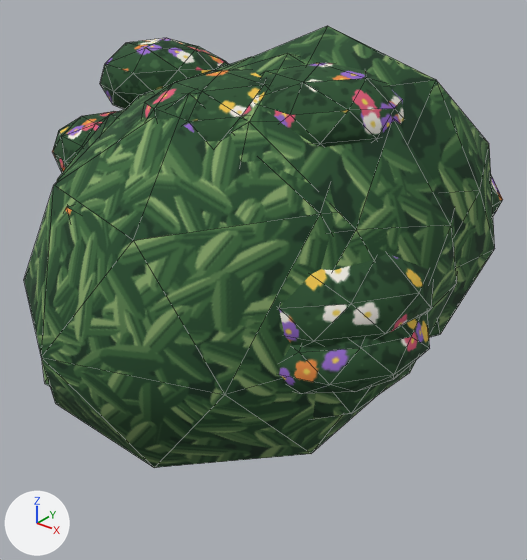
A saved change to the Blender file blender/environment/vegetation/bush_b.blend.
The view is the same before and after, from a 50 mm camera at (1.376, -1.662, 1.411) aimed at (0.098, -0.064, 0.42). The lights are fixed; the arrows at lower left show +X, +Y and +Z. The picture after the commit comes second. Mesh edges are drawn as thin lines.

Names of what the first picture shows: 'Bush'.
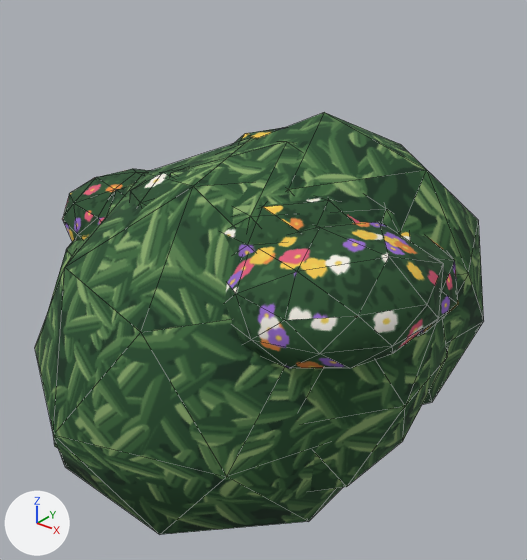
Changed parts and their boxes (x1, y1, x2, y2) in the pictures (527 x 560 px; the box of a moved part takes in the faces that stretch with it):
'Bush', reshaped (6% narrower): before (24, 26, 503, 468); after (35, 112, 484, 535)
part 1 of me_bush, moved or reshaped: before (234, 26, 495, 337); after (234, 112, 484, 405)
part 2 of me_bush, moved or reshaped (mostly hidden): before (42, 110, 125, 386); after (47, 184, 134, 448)
part 3 of me_bush, moved or reshaped: before (231, 53, 457, 419); after (171, 142, 448, 491)
part 4 of me_bush, moved or reshaped: before (24, 57, 378, 468); after (35, 138, 343, 535)
part 5 of me_bush, moved or reshaped (mostly hidden before): before (65, 206, 76, 217); after (224, 198, 361, 257)
part 6 of me_bush, moved or reshaped: before (258, 63, 404, 147); after (129, 166, 185, 206)
part 7 of me_bush, moved or reshaped: before (279, 254, 433, 346); after (225, 222, 444, 368)
part 8 of me_bush, moved or reshaped (mostly hidden afterwards): before (100, 38, 229, 109); after (233, 128, 283, 144)
part 9 of me_bush, moved or reshaped: before (52, 111, 118, 173); after (63, 169, 151, 242)
part 10 of me_bush, moved or reshaped (not visible afterwards): before (491, 175, 503, 216)
part 11 of me_bush, moved or reshaped (not visible afterwards): before (142, 69, 268, 142)
part 12 of me_bush, moved or reshaped: before (279, 312, 430, 394); after (401, 232, 458, 336)

Diff of the bpy script that builds the scene:
```diff
--- a/blender/environment/vegetation/bush_b.blend.py
+++ b/blender/environment/vegetation/bush_b.blend.py
@@ me_bush @@
 # used by ob_bush; parent = ob_bush_b; location = (0.0, 0.0, 0.0)
-me_bush.from_pydata(...)  # 546 vertices, 1040 faces; spans x -0.88..0.78, y -0.88..0.75, z 0.22..1.19
+me_bush.from_pydata(...)  # 546 vertices, 1033 faces, 6 loose edges; spans x -0.5..0.8, y -0.88..0.39, z 0.0..0.97
+# me_bush part 1: the loose piece of 42 vertices spanning x -0.16..0.75, y -0.46..0.37, z 0.37..1.19 is moved by (0.0, 0.0, -0.22)
+# me_bush part 2: the loose piece of 42 vertices spanning x -0.45..0.47, y -0.72..0.16, z 0.23..1.02 is moved by (0.0, 0.0, -0.22)
+# me_bush part 3: the loose piece of 42 vertices spanning x -0.22..0.75, y -0.68..0.28, z 0.29..1.14 is moved by (0.0, 0.0, -0.22)
+# me_bush part 4: the loose piece of 42 vertices spanning x -0.35..0.71, y -0.88..0.39, z 0.22..1.1 is moved by (0.0, 0.0, -0.22)
+# me_bush part 5: the loose piece of 42 vertices spanning x -0.12..0.38, y -0.74..-0.24, z 0.62..0.89 is moved by (0.24, 0.2, -0.04)
+# me_bush part 6: the loose piece of 42 vertices spanning x 0.13..0.6, y -0.43..0.05, z 0.87..1.12 is moved by (-0.27, -0.09, -0.28)
+# me_bush part 7: the loose piece of 42 vertices spanning x 0.23..0.77, y -0.62..-0.11, z 0.51..0.81 is moved by (0.03, -0.02, -0.01)
+# me_bush part 8: the loose piece of 42 vertices spanning x -0.68..-0.23, y -0.12..0.37, z 0.81..1.07 is moved by (0.65, -0.15, -0.17)
+# me_bush part 9: the loose piece of 42 vertices spanning x -0.88..-0.38, y -0.22..0.27, z 0.55..0.82 is moved by (0.39, -0.26, -0.08)
+# me_bush part 10: the loose piece of 42 vertices spanning x 0.12..0.58, y 0.29..0.75, z 0.47..0.75 is moved by (0.11, -0.45, 0.01)
+# me_bush part 11: the loose piece of 42 vertices spanning x -0.02..0.43, y -0.56..-0.12, z 0.87..1.11 is moved by (-0.04, 0.12, -0.27)
+# me_bush part 12: the loose piece of 42 vertices spanning x 0.31..0.78, y -0.63..-0.13, z 0.42..0.69 is moved by (0.01, 0.11, 0.07)
+# other edits to the shape of me_bush do not show in these pictures
 me_bush.materials.append(mat_env_hedge)
```
